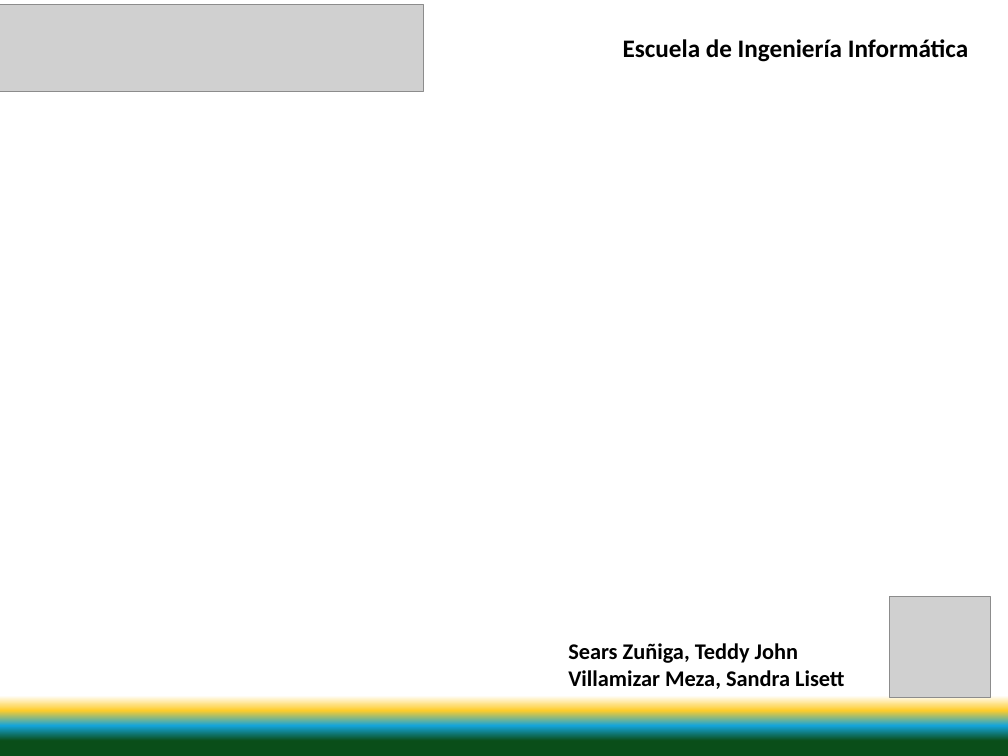
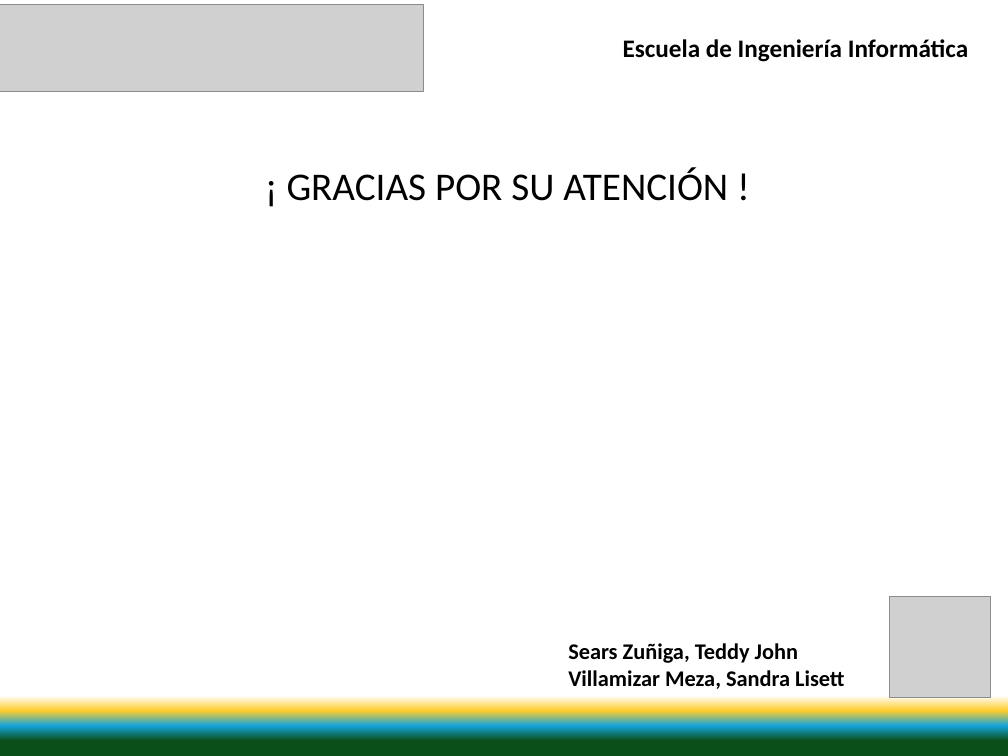
Before and after one commit to svillami/SanTed, a slide deck: slide 40 of Documentacion/Presentacion/Presentacion V1.0.pptx. Drawn at 1008x756 pixels with LibreOffice and Linux fonts; fonts in the diff are those of the drawing; grey boxes stand for pictures. Boxes give left, top, right and bottom in pixels: in the first picture for what was removed or moved away, otherwise in the second. Text is boxed around its words. In the diff, an @@ line names an element or a change of style, - is before the commit and + after.

```diff
--- a/Documentacion/Presentacion/Presentacion V1.0.pptx
+++ b/Documentacion/Presentacion/Presentacion V1.0.pptx
@@ text added at <box>287,167,728,201</box>, 28 pt, text #000000 @@
+¡ GRACIAS POR SU ATENCIÓN !
```
Also in this commit, not shown: 3 other slides changed, 2 other files.
